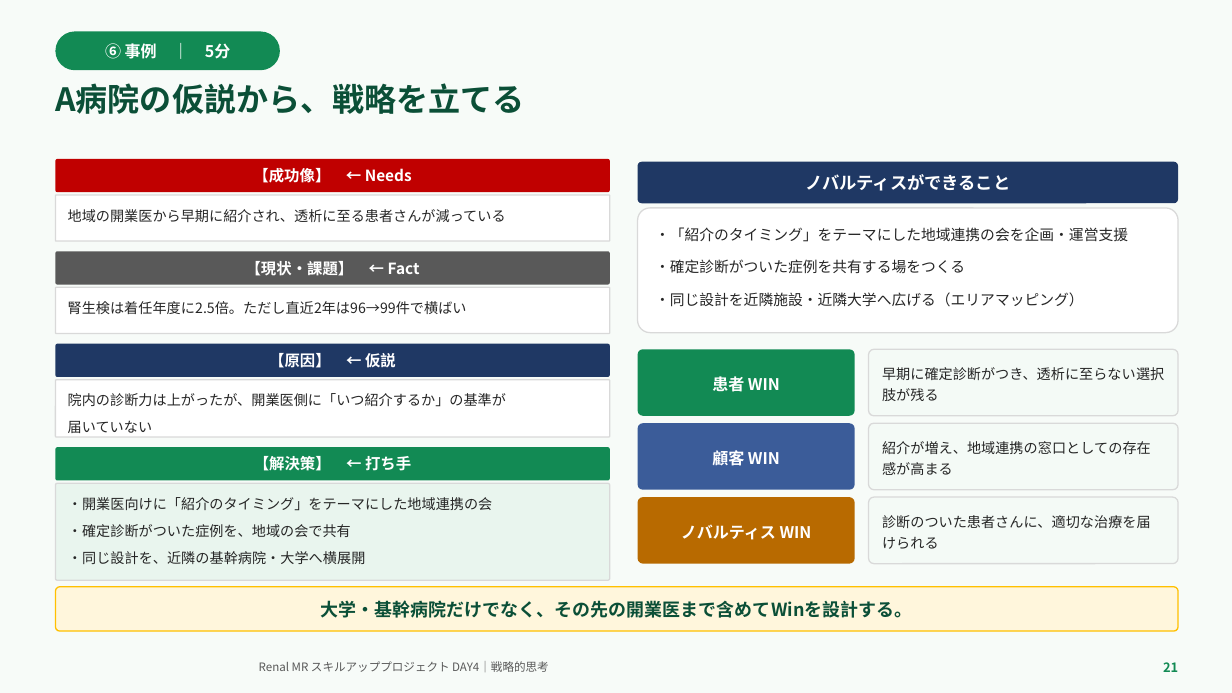
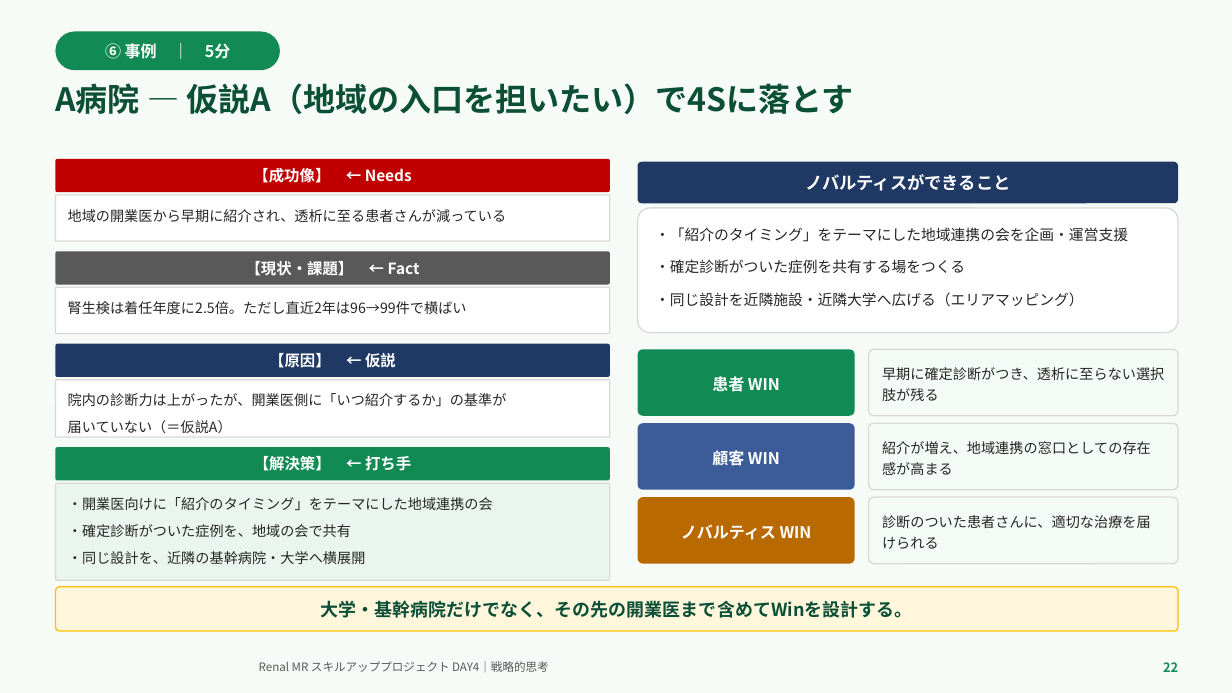
Before and after one commit to TAKUYA-1187/Claude, a slide deck: slide 22 of novartis_training/DAY4_ちょっと分かるだけで世界が変わる.pptx (slide 21 before the commit). Drawn at 1232x693 pixels with LibreOffice and Linux fonts; fonts in the diff are those of the drawing; background and template pictures are left out. Boxes give left, top, right and bottom in pixels: in the first picture for what was removed or moved away, otherwise in the second. Text is boxed around its words. In the diff, an @@ line names an element or a change of style, - is before the commit and + after.

```diff
--- a/novartis_training/DAY4_ちょっと分かるだけで世界が変わる.pptx
+++ b/novartis_training/DAY4_ちょっと分かるだけで世界が変わる.pptx
@@ text at (55,83,854,114): text changed @@
-A病院の仮説から、戦略を立てる
+A病院 — 仮説A（地域の入口を担いたい）で4Sに落とす
@@ text in rounded rectangle at (68,420,232,433): text changed @@
-届いていない
+届いていない（＝仮説A）
@@ text at (1163,662,1178,672): text changed @@
-21
+22
```
Also in this commit, not shown: 13 other slides changed, 1 slide added, 2 other files.
